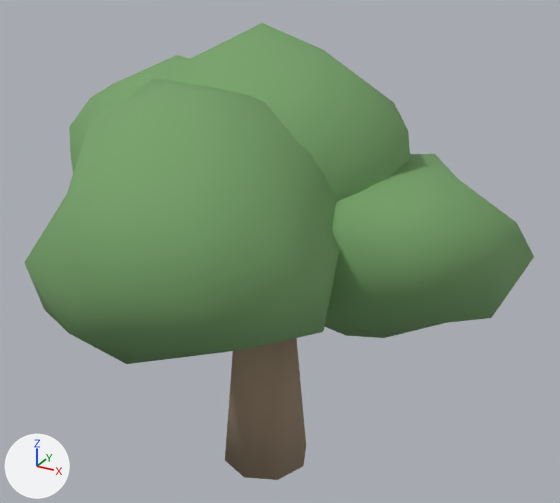
The glTF model prototype/assets/models/terrain/ambient_tree_8.glb: old version first, new version second.
Both versions are drawn from a camera (50 mm lens) standing at (3.25, -5.61, 5.09) and looking at (0.13, 0.05, 2.26). The axes (+X, +Y, +Z) are drawn at lower left. The lights are the same throughout. The picture after the commit comes second.

Objects in the first picture: 'ambient_tree_8'.
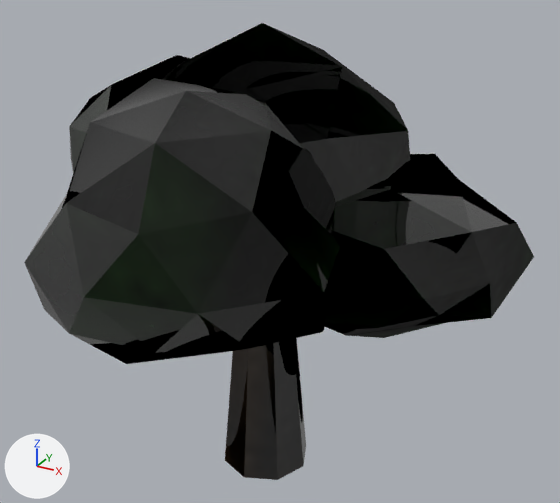
Pixel boxes [x1, y1, x2, y2] of what changed, in the pictures (560 x 503 px):
```json
{"object": "ambient_tree_8", "change": "surface changed", "before": [24, 23, 534, 480], "after": [24, 23, 534, 480], "on screen": "green to black"}
```

The change, as JSON lines over the scene's bpy script:
```json
{"op": "add", "block": "img_ambient_tree_8_mat1_rough", "code": ["img_ambient_tree_8_mat1_rough = load_image('ambient_tree_8_mat1_rough', '_unpacked/ambient_tree_8_mat1_rough', 128, 128, 'Non-Color')"]}
{"op": "add", "block": "img_ambient_tree_8_mat1_norm", "code": ["img_ambient_tree_8_mat1_norm = load_image('ambient_tree_8_mat1_norm', '_unpacked/ambient_tree_8_mat1_norm', 128, 128, 'Non-Color')"]}
{"op": "add", "block": "img_ambient_tree_8_mat1_albedo", "code": ["img_ambient_tree_8_mat1_albedo = load_image('ambient_tree_8_mat1_albedo', '_unpacked/ambient_tree_8_mat1_albedo', 128, 128, 'sRGB')"]}
{"op": "add", "block": "img_ambient_tree_8_mat0_rough", "code": ["img_ambient_tree_8_mat0_rough = load_image('ambient_tree_8_mat0_rough', '_unpacked/ambient_tree_8_mat0_rough', 128, 128, 'Non-Color')"]}
{"op": "add", "block": "img_ambient_tree_8_mat0_norm", "code": ["img_ambient_tree_8_mat0_norm = load_image('ambient_tree_8_mat0_norm', '_unpacked/ambient_tree_8_mat0_norm', 128, 128, 'Non-Color')"]}
{"op": "add", "block": "img_ambient_tree_8_mat0_albedo", "code": ["img_ambient_tree_8_mat0_albedo = load_image('ambient_tree_8_mat0_albedo', '_unpacked/ambient_tree_8_mat0_albedo', 128, 128, 'sRGB')"]}
{"block": "mat_ambient_tree_8_mat0", "change": "nodes: BsdfPrincipled, OutputMaterial"}
{"block": "mat_ambient_tree_8_mat0", "change": "colours: brown #99866f"}
{"block": "mat_ambient_tree_8_mat0", "change": "nodes: BsdfPrincipled, Math, NormalMap, OutputMaterial, SeparateColor, TexImage x3"}
{"block": "mat_ambient_tree_8_mat0", "change": "uses the picture img_ambient_tree_8_mat0_albedo"}
{"block": "mat_ambient_tree_8_mat0", "change": "uses the picture img_ambient_tree_8_mat0_norm"}
{"block": "mat_ambient_tree_8_mat0", "change": "uses the picture img_ambient_tree_8_mat0_rough"}
{"block": "mat_ambient_tree_8_mat1", "change": "nodes: BsdfPrincipled, OutputMaterial"}
{"block": "mat_ambient_tree_8_mat1", "change": "colours: green #76a269"}
{"block": "mat_ambient_tree_8_mat1", "change": "nodes: BsdfPrincipled, Math, NormalMap, OutputMaterial, SeparateColor, TexImage x3"}
{"block": "mat_ambient_tree_8_mat1", "change": "uses the picture img_ambient_tree_8_mat1_albedo"}
{"block": "mat_ambient_tree_8_mat1", "change": "uses the picture img_ambient_tree_8_mat1_norm"}
{"block": "mat_ambient_tree_8_mat1", "change": "uses the picture img_ambient_tree_8_mat1_rough"}
{"block": "me_ambient_tree_8_mesh", "where": "me_ambient_tree_8_mesh.from_pydata(...)  # 274 vertices, 476 faces; spans x -2.19..2.27, y -2.38..2.25, z 0.0..4.27"}
{"block": "me_ambient_tree_8_mesh", "where": "# used by ob_ambient_tree_8; location = (0.0, 0.0, 0.0)"}
{"block": "me_ambient_tree_8_mesh", "change": "me_ambient_tree_8_mesh part 1: texture (UV) coordinates changed"}
```
